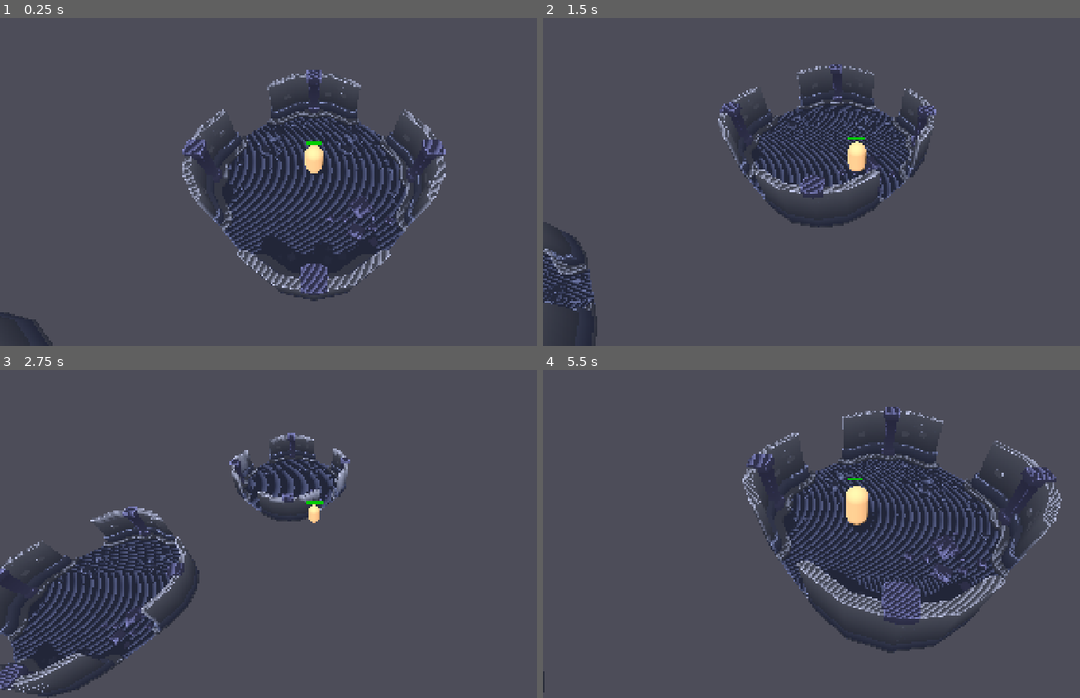
Above: before the commit, frames 1-4 (two rows, left to right).
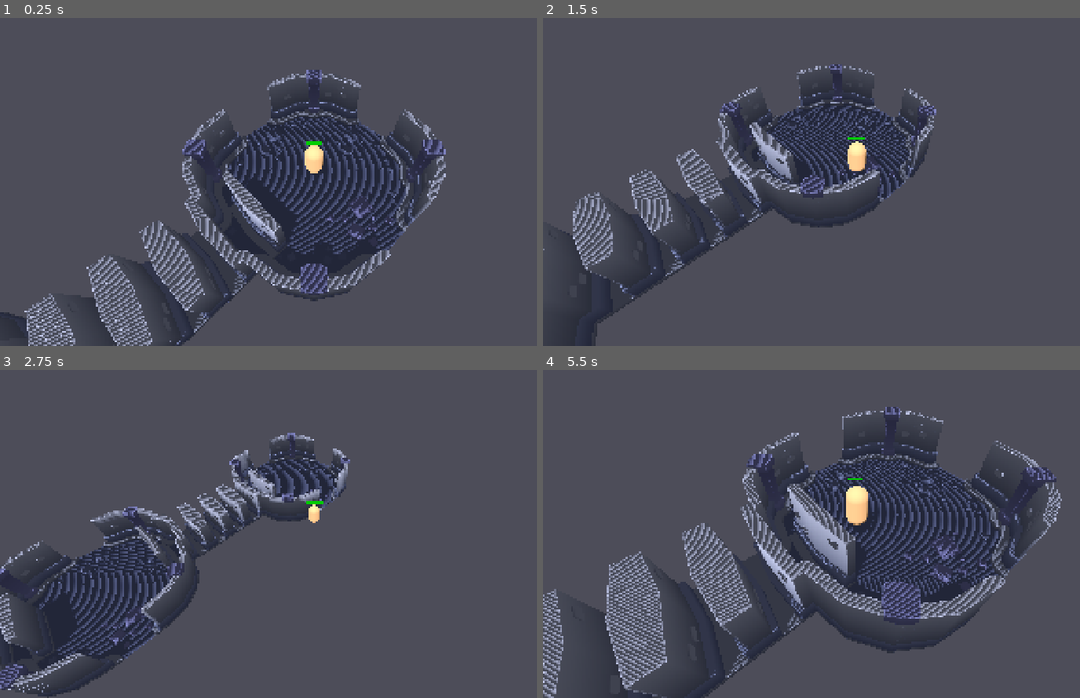
Above: after the commit, the same moments.

Repository: com-terminal-realms/tr-dungeons
Game: Godot game, scene res://scenes/main.tscn
The game is run twice, just before and just after one commit, with the same random seed, the same clock (stepped at 60 frames per second) and the same inputs.
Inputs (mouse positions are in pixels of both pictures, inside the frame that each line leads up to):
- Up to frame 1 (0.25 s): no input
- Up to frame 2 (1.5 s): move the mouse to (994, 152) at 0.52 s; hold D (move_right) 0.53-1.28 s; click (994, 152) at 0.6 s; move the mouse to (730, 188) at 1.27 s; hold S (move_back) from 1.28 s (still down); tap Mouse wheel up (zoom_in) at 1.35 s
- Up to frame 3 (2.75 s): move the mouse to (375, 442) at 2.02 s; release S (move_back) at 2.03 s; hold D (move_right) from 2.03 s (still down); hold Mouse wheel down (zoom_out) from 2.03 s (still down)
- Up to frame 4 (5.5 s): move the mouse to (827, 593) at 2.77 s; release D (move_right) at 2.78 s; release Mouse wheel down (zoom_out) at 2.78 s; hold W (move_forward) 2.78-3.53 s; click (827, 593) at 2.85 s; move the mouse to (1047, 573) at 3.52 s; hold Mouse wheel up (zoom_in) 3.53-4.28 s; hold A (move_left) 3.53-5.03 s; move the mouse to (666, 468) at 4.27 s; tap Mouse wheel down (zoom_out) at 4.35 s; move the mouse to (886, 520) at 5.02 s; hold S (move_back) from 5.03 s (still down); click (886, 520) at 5.1 s

The runs differ from the first frame. In frame 1, 6.1% of the frame differs, in the area x 4-55%, y 46-100%; in frame 2, 6.7%; in frame 3, 3.0%; in frame 4, 9.8%, in the area x 0-61%, y 34-100%.

Commit message:
Add corridors between rooms and create asset mapping guide
- Add 5 corridor pieces between each room (20 pieces total)
- Corridors positioned at midpoints: z=10, 30, 50, 70
- Each corridor uses 5 pieces spaced 2 units apart
- Create comprehensive Kenney asset guide:
  - Asset dimensions reference table
  - Current map layout documentation
  - Quick assembly guide for adding rooms
  - Corridor connection patterns
  - Rotation and scaling guidelines
  - Common dungeon layout patterns
  - Troubleshooting tips

Diff:
--- a/apps/game-client/scenes/main.tscn
+++ b/apps/game-client/scenes/main.tscn
@@ -9,6 +9,7 @@
 [ext_resource type="PackedScene" path="res://assets/models/kenney-dungeon/room-small.glb" id="6"]
 [ext_resource type="PackedScene" path="res://assets/models/kenney-dungeon/room-wide.glb" id="7"]
 [ext_resource type="PackedScene" path="res://assets/models/kenney-dungeon/room-large.glb" id="8"]
+[ext_resource type="PackedScene" path="res://assets/models/kenney-dungeon/corridor.glb" id="9"]
 
 [sub_resource type="BoxMesh" id="BoxMesh_floor"]
 size = Vector3(20, 0.2, 20)
@@ -45,6 +46,24 @@
 [node name="DungeonRoom" parent="NavigationRegion3D/Room1" instance=ExtResource("6")]
 transform = Transform3D(1, 0, 0, 0, 1, 0, 0, 0, 1, 0, 0, 0)
 
+[node name="Corridor1to2" type="Node3D" parent="NavigationRegion3D"]
+transform = Transform3D(1, 0, 0, 0, 1, 0, 0, 0, 1, 0, 0, 10)
+
+[node name="CorridorPiece1" parent="NavigationRegion3D/Corridor1to2" instance=ExtResource("9")]
+transform = Transform3D(1, 0, 0, 0, 1, 0, 0, 0, 1, 0, 0, -4)
+
+[node name="CorridorPiece2" parent="NavigationRegion3D/Corridor1to2" instance=ExtResource("9")]
+transform = Transform3D(1, 0, 0, 0, 1, 0, 0, 0, 1, 0, 0, -2)
+
+[node name="CorridorPiece3" parent="NavigationRegion3D/Corridor1to2" instance=ExtResource("9")]
+transform = Transform3D(1, 0, 0, 0, 1, 0, 0, 0, 1, 0, 0, 0)
+
+[node name="CorridorPiece4" parent="NavigationRegion3D/Corridor1to2" instance=ExtResource("9")]
+transform = Transform3D(1, 0, 0, 0, 1, 0, 0, 0, 1, 0, 0, 2)
+
+[node name="CorridorPiece5" parent="NavigationRegion3D/Corridor1to2" instance=ExtResource("9")]
+transform = Transform3D(1, 0, 0, 0, 1, 0, 0, 0, 1, 0, 0, 4)
+
 [node name="Room2" type="Node3D" parent="NavigationRegion3D"]
 transform = Transform3D(1, 0, 0, 0, 1, 0, 0, 0, 1, 0, 0, 20)
 
@@ -60,6 +79,24 @@
 [node name="DungeonRoom" parent="NavigationRegion3D/Room2" instance=ExtResource("6")]
 transform = Transform3D(1, 0, 0, 0, 1, 0, 0, 0, 1, 0, 0, 0)
 
+[node name="Corridor2to3" type="Node3D" parent="NavigationRegion3D"]
+transform = Transform3D(1, 0, 0, 0, 1, 0, 0, 0, 1, 0, 0, 30)
+
+[node name="CorridorPiece1" parent="NavigationRegion3D/Corridor2to3" instance=ExtResource("9")]
+transform = Transform3D(1, 0, 0, 0, 1, 0, 0, 0, 1, 0, 0, -4)
+
+[node name="CorridorPiece2" parent="NavigationRegion3D/Corridor2to3" instance=ExtResource("9")]
+transform = Transform3D(1, 0, 0, 0, 1, 0, 0, 0, 1, 0, 0, -2)
+
+[node name="CorridorPiece3" parent="NavigationRegion3D/Corridor2to3" instance=ExtResource("9")]
+transform = Transform3D(1, 0, 0, 0, 1, 0, 0, 0, 1, 0, 0, 0)
+
+[node name="CorridorPiece4" parent="NavigationRegion3D/Corridor2to3" instance=ExtResource("9")]
+transform = Transform3D(1, 0, 0, 0, 1, 0, 0, 0, 1, 0, 0, 2)
+
+[node name="CorridorPiece5" parent="NavigationRegion3D/Corridor2to3" instance=ExtResource("9")]
+transform = Transform3D(1, 0, 0, 0, 1, 0, 0, 0, 1, 0, 0, 4)
+
 [node name="Room3" type="Node3D" parent="NavigationRegion3D"]
 transform = Transform3D(1, 0, 0, 0, 1, 0, 0, 0, 1, 0, 0, 40)
 
@@ -75,6 +112,24 @@
 [node name="DungeonRoom" parent="NavigationRegion3D/Room3" instance=ExtResource("7")]
 transform = Transform3D(1, 0, 0, 0, 1, 0, 0, 0, 1, 0, 0, 0)
 
+[node name="Corridor3to4" type="Node3D" parent="NavigationRegion3D"]
+transform = Transform3D(1, 0, 0, 0, 1, 0, 0, 0, 1, 0, 0, 50)
+
+[node name="CorridorPiece1" parent="NavigationRegion3D/Corridor3to4" instance=ExtResource("9")]
+transform = Transform3D(1, 0, 0, 0, 1, 0, 0, 0, 1, 0, 0, -4)
+
+[node name="CorridorPiece2" parent="NavigationRegion3D/Corridor3to4" instance=ExtResource("9")]
+transform = Transform3D(1, 0, 0, 0, 1, 0, 0, 0, 1, 0, 0, -2)
+
+[node name="CorridorPiece3" parent="NavigationRegion3D/Corridor3to4" instance=ExtResource("9")]
+transform = Transform3D(1, 0, 0, 0, 1, 0, 0, 0, 1, 0, 0, 0)
+
+[node name="CorridorPiece4" parent="NavigationRegion3D/Corridor3to4" instance=ExtResource("9")]
+transform = Transform3D(1, 0, 0, 0, 1, 0, 0, 0, 1, 0, 0, 2)
+
+[node name="CorridorPiece5" parent="NavigationRegion3D/Corridor3to4" instance=ExtResource("9")]
+transform = Transform3D(1, 0, 0, 0, 1, 0, 0, 0, 1, 0, 0, 4)
+
 [node name="Enemy1" parent="NavigationRegion3D/Room3" instance=ExtResource("2")]
 transform = Transform3D(1, 0, 0, 0, 1, 0, 0, 0, 1, 0, 1, 0)
 
@@ -92,6 +147,24 @@
 
 [node name="DungeonRoom" parent="NavigationRegion3D/Room4" instance=ExtResource("7")]
 transform = Transform3D(1, 0, 0, 0, 1, 0, 0, 0, 1, 0, 0, 0)
+
+[node name="Corridor4to5" type="Node3D" parent="NavigationRegion3D"]
+transform = Transform3D(1, 0, 0, 0, 1, 0, 0, 0, 1, 0, 0, 70)
+
+[node name="CorridorPiece1" parent="NavigationRegion3D/Corridor4to5" instance=ExtResource("9")]
+transform = Transform3D(1, 0, 0, 0, 1, 0, 0, 0, 1, 0, 0, -4)
+
+[node name="CorridorPiece2" parent="NavigationRegion3D/Corridor4to5" instance=ExtResource("9")]
+transform = Transform3D(1, 0, 0, 0, 1, 0, 0, 0, 1, 0, 0, -2)
+
+[node name="CorridorPiece3" parent="NavigationRegion3D/Corridor4to5" instance=ExtResource("9")]
+transform = Transform3D(1, 0, 0, 0, 1, 0, 0, 0, 1, 0, 0, 0)
+
+[node name="CorridorPiece4" parent="NavigationRegion3D/Corridor4to5" instance=ExtResource("9")]
+transform = Transform3D(1, 0, 0, 0, 1, 0, 0, 0, 1, 0, 0, 2)
+
+[node name="CorridorPiece5" parent="NavigationRegion3D/Corridor4to5" instance=ExtResource("9")]
+transform = Transform3D(1, 0, 0, 0, 1, 0, 0, 0, 1, 0, 0, 4)
 
 [node name="Enemy1" parent="NavigationRegion3D/Room4" instance=ExtResource("2")]
 transform = Transform3D(1, 0, 0, 0, 1, 0, 0, 0, 1, -5, 1, 0)
Not shown, added: apps/game-client/docs/kenney-dungeon-asset-guide.md
